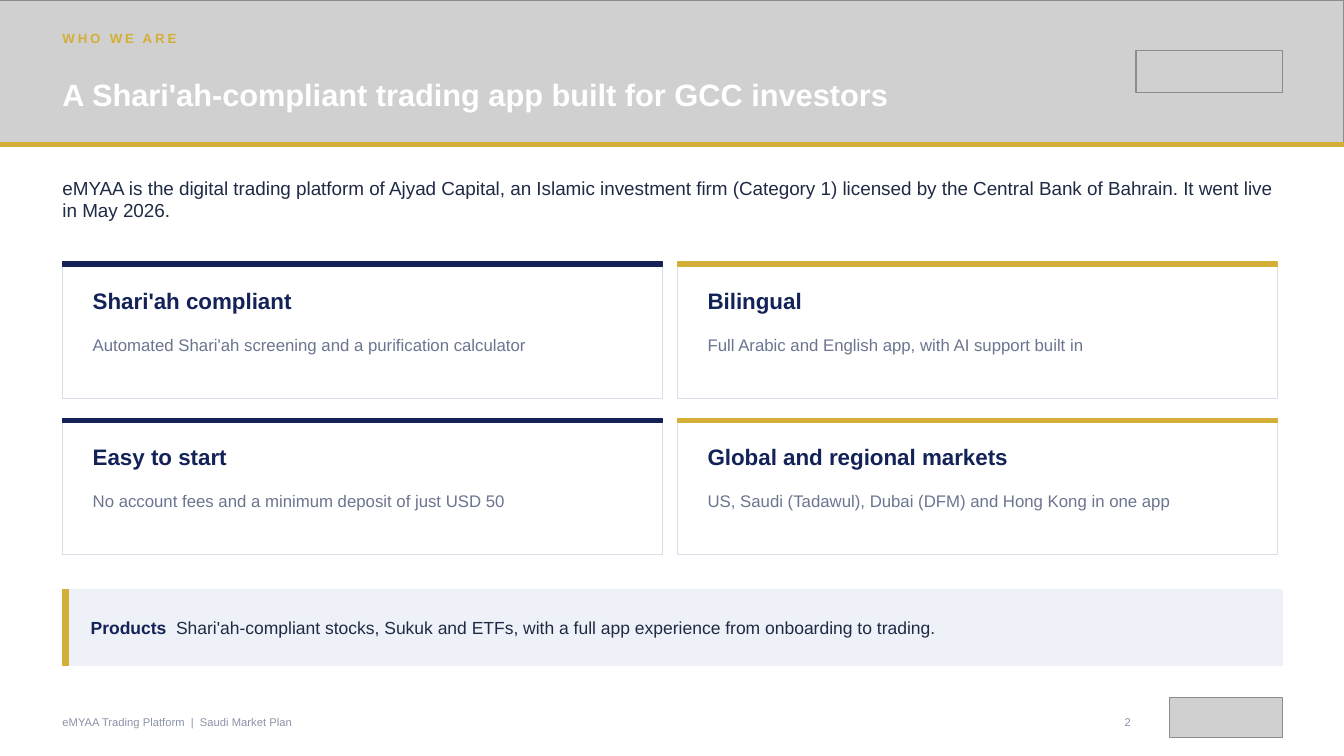
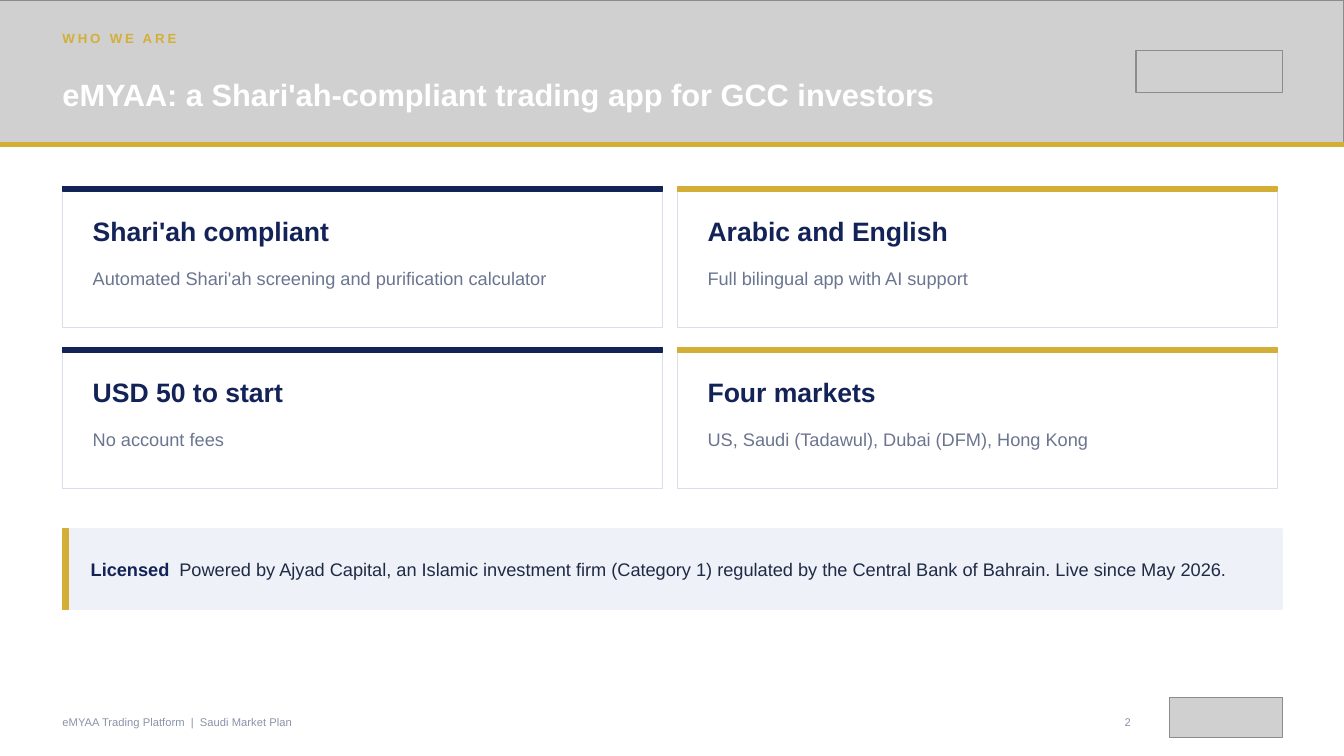
Before and after one commit to hatemmsc-ops/HatemIsa_202508993_IT9002_NLP_Project, a slide deck: slide 2 of emyaa-ceo-deck/output/vision-bank/eMYAA_Saudi_Market_Plan_-_Vision_Bank.pptx. Drawn at 1344x756 pixels with LibreOffice and Linux fonts; fonts in the diff are those of the drawing; grey boxes stand for pictures. Boxes give left, top, right and bottom in pixels: in the first picture for what was removed or moved away, otherwise in the second. Text is boxed around its words. In the diff, an @@ line names an element or a change of style, - is before the commit and + after.

```diff
--- a/emyaa-ceo-deck/output/vision-bank/eMYAA_Saudi_Market_Plan_-_Vision_Bank.pptx
+++ b/emyaa-ceo-deck/output/vision-bank/eMYAA_Saudi_Market_Plan_-_Vision_Bank.pptx
@@ text at bbox=[62, 84, 934, 111]: text changed @@
-A Shari'ah-compliant trading app built for GCC investors
+eMYAA: a Shari'ah-compliant trading app for GCC investors
@@ rectangle: place and size @@
-rectangle at bbox=[63, 262, 662, 398]
+rectangle at bbox=[63, 187, 662, 328]
@@ rectangle: place and size @@
-rectangle at bbox=[63, 262, 662, 266]
+rectangle at bbox=[63, 187, 662, 191]
@@ rectangle: place and size @@
-rectangle at bbox=[678, 262, 1277, 398]
+rectangle at bbox=[678, 187, 1277, 328]
@@ rectangle: place and size @@
-rectangle at bbox=[678, 262, 1277, 266]
+rectangle at bbox=[678, 187, 1277, 191]
@@ text added at bbox=[93, 221, 329, 246], 19 pt, text #132257, bold @@
+Shari'ah compliant
@@ text at bbox=[708, 221, 948, 246]: text changed; size 12 to 19 pt; text colour #6B7590 to #132257; bold on @@
-Full Arabic and English app, with AI support built in
+Arabic and English
@@ text at bbox=[93, 272, 547, 289]: text changed; size 16 to 13 pt; text colour #132257 to #6B7590; bold off @@
-Shari'ah compliant
+Automated Shari'ah screening and purification calculator
@@ text at bbox=[708, 272, 968, 289]: text changed; size 16 to 13 pt; text colour #132257 to #6B7590; bold off @@
-Bilingual
+Full bilingual app with AI support
@@ rectangle: place and size @@
-rectangle at bbox=[63, 418, 662, 555]
+rectangle at bbox=[63, 348, 662, 489]
@@ rectangle: place and size @@
-rectangle at bbox=[63, 418, 662, 422]
+rectangle at bbox=[63, 348, 662, 352]
@@ text removed at bbox=[93, 339, 526, 355] @@
-Automated Shari'ah screening and a purification calculator
@@ rectangle: place and size @@
-rectangle at bbox=[678, 418, 1277, 555]
+rectangle at bbox=[678, 348, 1277, 489]
@@ rectangle: place and size @@
-rectangle at bbox=[678, 418, 1277, 422]
+rectangle at bbox=[678, 348, 1277, 352]
@@ text added at bbox=[93, 383, 283, 403], 19 pt, text #132257, bold @@
+USD 50 to start
@@ text at bbox=[708, 382, 876, 403]: text changed; size 16 to 19 pt @@
-Global and regional markets
+Four markets
@@ text at bbox=[93, 433, 224, 446]: text changed; size 16 to 13 pt; text colour #132257 to #6B7590; bold off @@
-Easy to start
+No account fees
@@ text at bbox=[708, 433, 1088, 450]: text changed; size 12 to 13 pt @@
-US, Saudi (Tadawul), Dubai (DFM) and Hong Kong in one app
+US, Saudi (Tadawul), Dubai (DFM), Hong Kong
@@ text removed at bbox=[93, 495, 505, 511] @@
-No account fees and a minimum deposit of just USD 50
@@ rectangle: place and size @@
-rectangle at bbox=[63, 590, 1282, 665]
+rectangle at bbox=[63, 529, 1282, 610]
@@ rectangle: place and size @@
-rectangle at bbox=[63, 590, 69, 665]
+rectangle at bbox=[63, 529, 69, 610]
@@ text "Licensed Powered by Ajyad Capital, ..." at bbox=[91, 562, 1226, 580]: vertical alignment top to middle @@
@@ text at bbox=[91, 562, 1226, 580]: text changed; size 13.5 to 13 pt @@
-eMYAA is the digital trading platform of Ajyad Capital, an Islamic investment firm (Category 1) licensed by the Central Bank of Bahrain. It went live in May 2026.
+Licensed Powered by Ajyad Capital, an Islamic investment firm (Category 1) regulated by the Central Bank of Bahrain. Live since May 2026.
@@ text removed at bbox=[91, 621, 935, 638] @@
-Products Shari'ah-compliant stocks, Sukuk and ETFs, with a full app experience from onboarding to trading.
```
Also in this commit, not shown: 2 other slides changed, 4 slides added, 8 slides removed, 2 other files.
